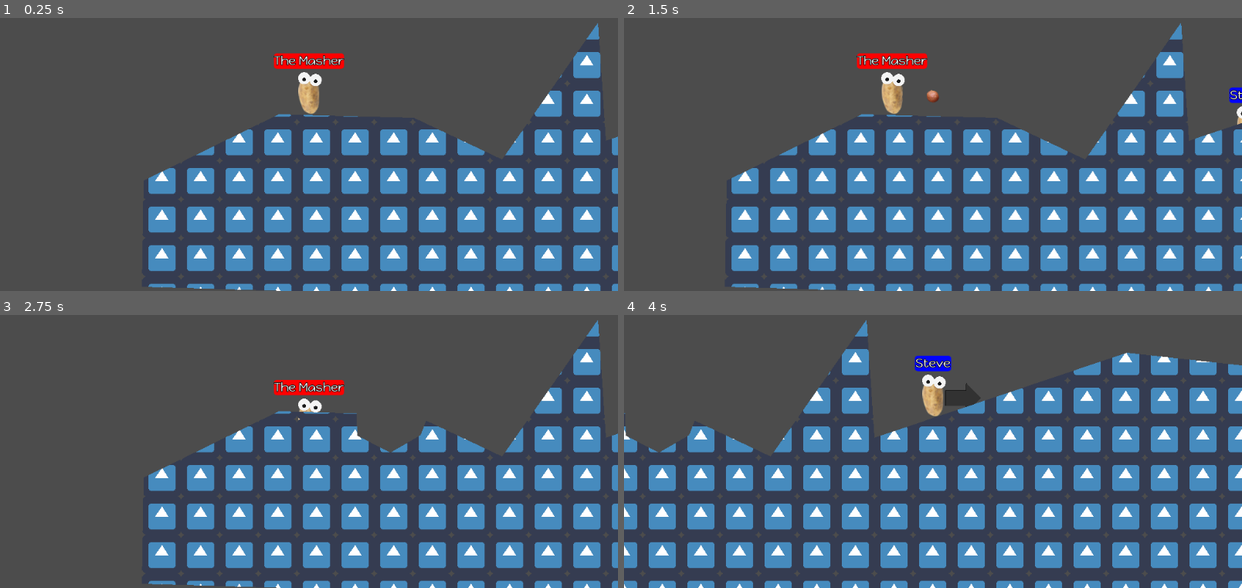
Above: before the commit, frames 1-4 (two rows, left to right).
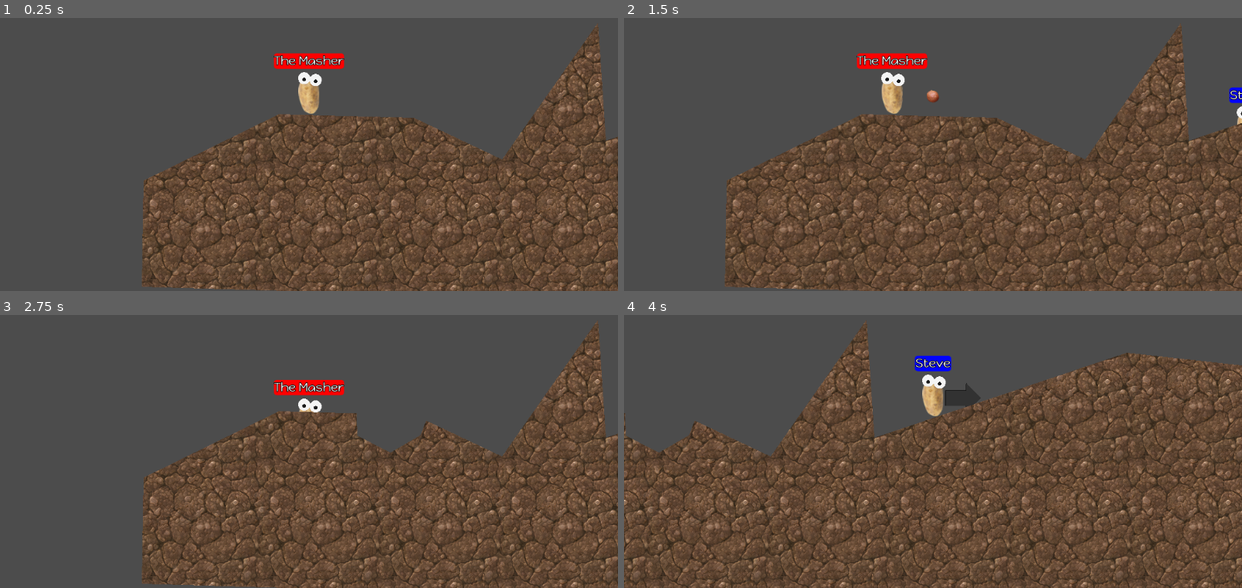
Above: after the commit, the same moments.

Repository: the-g-force/GGJ23
Game: Godot game, scene res://World/World.tscn
The game is run twice, just before and just after one commit, with the same random seed, the same clock (stepped at 60 frames per second) and the same inputs. The engine's default icon, where the game draws it, is replaced by a stand-in: a white triangle on a blue panel in a dark square.
Inputs:
- Up to frame 1 (0.25 s): no input
- Up to frame 2 (1.5 s): tap Enter at 0.5 s; tap Space at 1.25 s
- Up to frame 3 (2.75 s): no input
- Up to frame 4 (4 s): no input

The runs differ from the first frame. In frame 1, 47% of the frame differs, in the area x 23-100%, y 1-100%; in frame 2, 51%; in frame 3, 46%; in frame 4, 70%, in the area x 0-100%, y 1-100%.

Commit message:
Add dirt texture from open game art

Diff:
--- a/project/World/DestructibleTerrain.tscn
+++ b/project/World/DestructibleTerrain.tscn
@@ -1,7 +1,7 @@
 [gd_scene load_steps=3 format=2]
 
 [ext_resource path="res://World/DestructibleTerrain.gd" type="Script" id=1]
-[ext_resource path="res://icon.png" type="Texture" id=2]
+[ext_resource path="res://World/dirt.png" type="Texture" id=2]
 
 [node name="DestructibleTerrain" type="StaticBody2D"]
 script = ExtResource( 1 )
Binary file added: project/World/dirt.png
Not shown, changed: project/World/dirt.png.import
